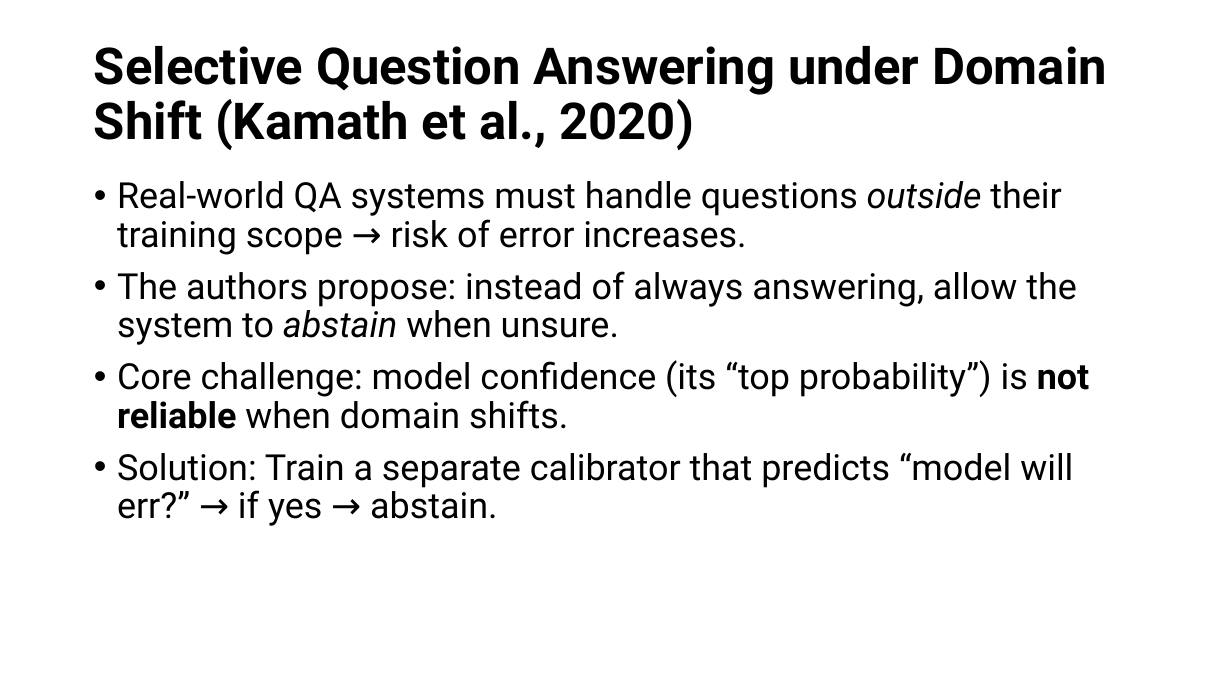
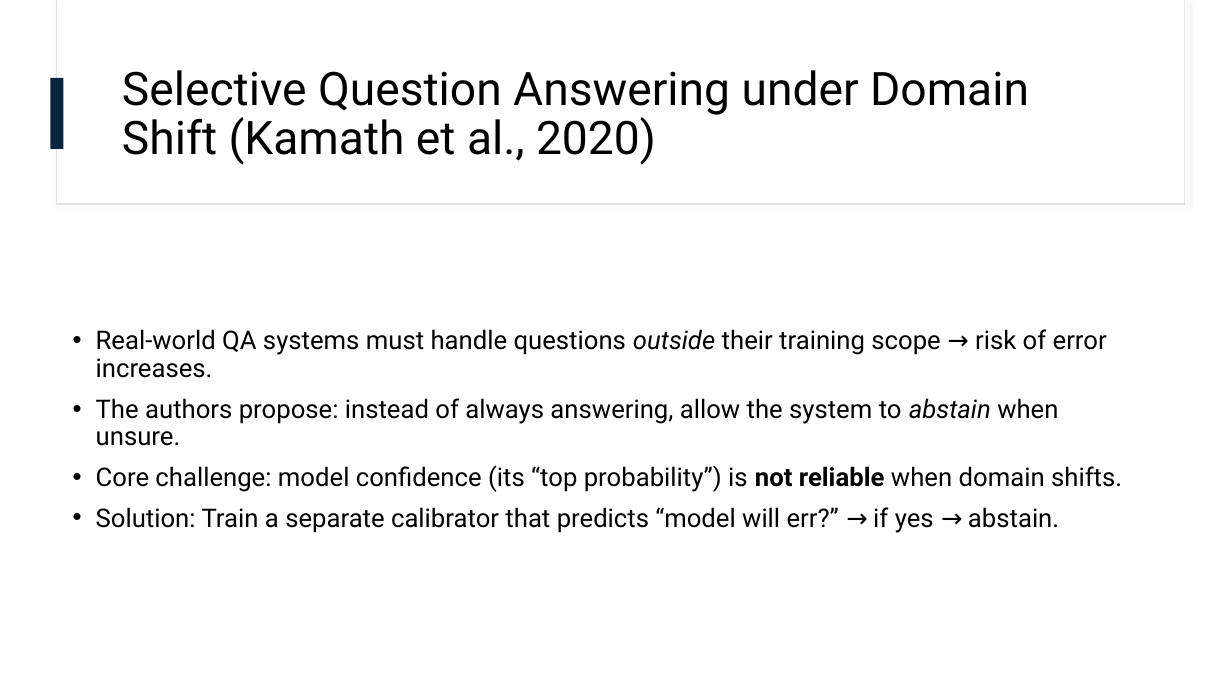
Before and after one commit to omarelbeltagy/clarity, a slide deck: slide 11 of literature/literature edited.pptx. Drawn at 1232x693 pixels with LibreOffice and Linux fonts; fonts in the diff are those of the drawing. Boxes give left, top, right and bottom in pixels: in the first picture for what was removed or moved away, otherwise in the second. Text is boxed around its words. In the diff, an @@ line names an element or a change of style, - is before the commit and + after.

Commit message:
Unify powerpoint formatting

```diff
--- a/literature/literature edited.pptx
+++ b/literature/literature edited.pptx
@@ rectangle added at <box>56,0,1185,204</box>, fill #FFFFFF, outline #E1E1E1 1 pt @@
@@ rectangle added at <box>57,0,1185,203</box>, fill #FFFFFF @@
@@ title "Selective Question Answering under Domain ...": place and size @@
-title "Selective Question Answering under Domain ..." at <box>94,46,1107,150</box>
+title "Selective Question Answering under Domain ..." at <box>122,70,1029,165</box>
@@ title "Selective Question Answering under Domain ..." at <box>122,70,1029,165</box>: size 39.6 to 36 pt, bold off @@
@@ rectangle added at <box>51,78,64,149</box>, fill #08243F @@
@@ text "Real‐world QA systems must handle ...": place and size @@
-text "Real‐world QA systems must handle ..." at <box>117,181,1090,526</box>
+text "Real‐world QA systems must handle ..." at <box>96,329,1122,533</box>
@@ text "Real‐world QA systems must handle ..." at <box>96,329,1122,533</box>: size 28 to 20 pt; vertical alignment top to middle @@
```
Also in this commit, not shown: 6 other slides changed.
